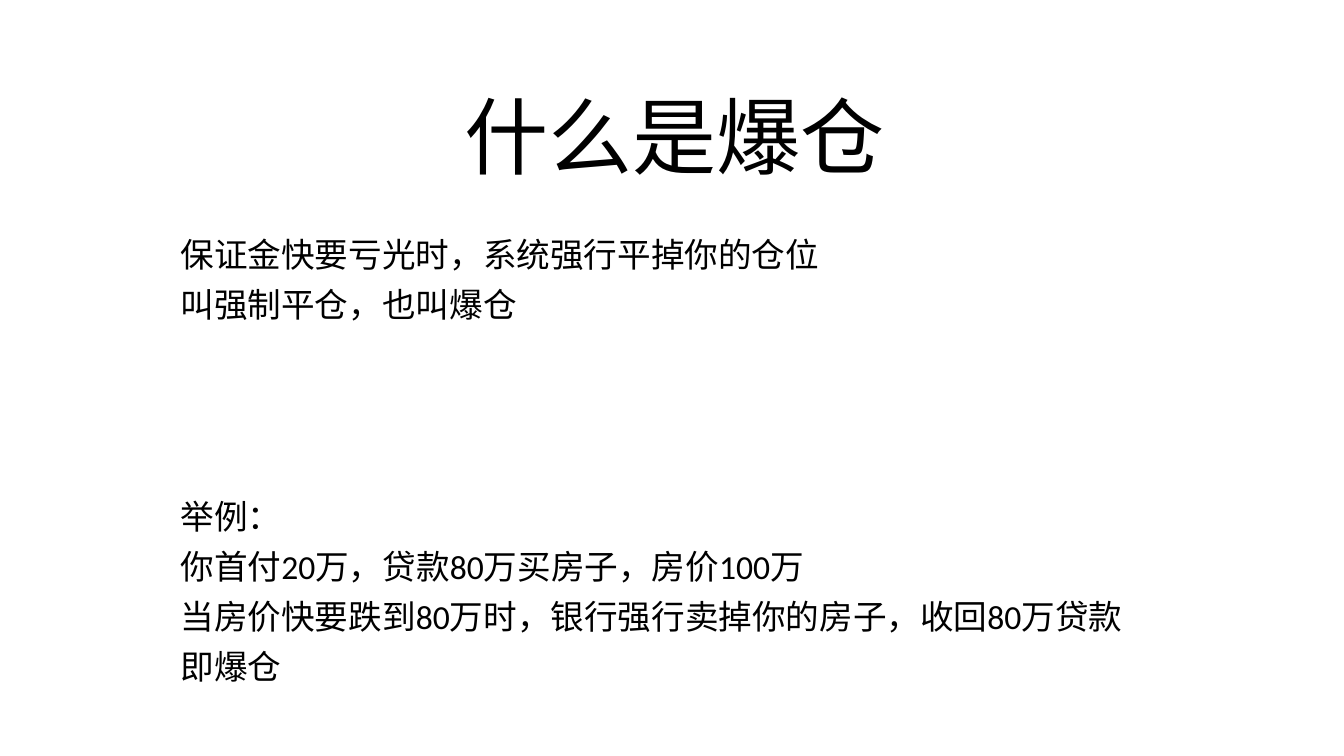
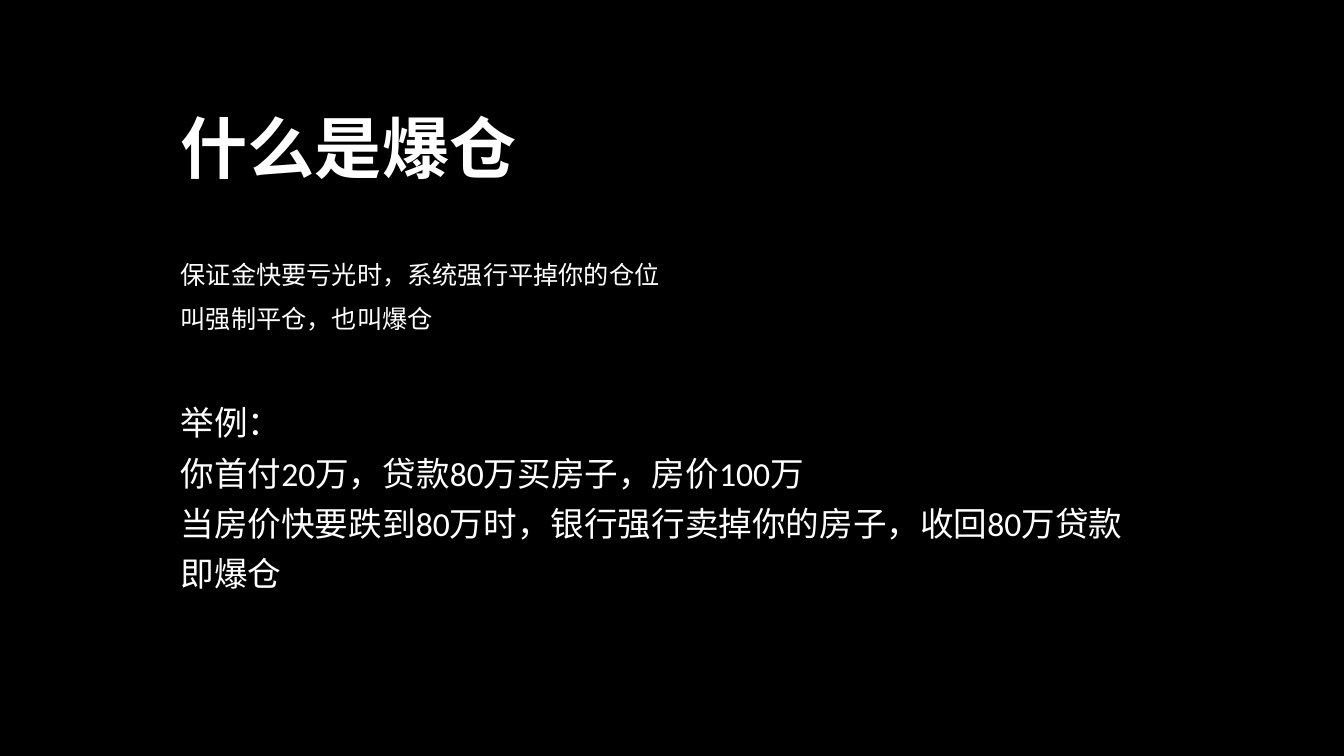
Before and after one commit to BitStar-UX/picture, a slide deck: slide 1 of 行情图/什么是爆仓.pptx. Drawn at 1344x756 pixels with LibreOffice and Linux fonts; fonts in the diff are those of the drawing; background and template pictures are left out. Boxes give left, top, right and bottom in pixels: in the first picture for what was removed or moved away, otherwise in the second. Text is boxed around its words. In the diff, an @@ line names an element or a change of style, - is before the commit and + after.

```diff
--- a/行情图/什么是爆仓.pptx
+++ b/行情图/什么是爆仓.pptx
@@ background #FFFFFF to picture (left out) @@
@@ title "什么是爆仓" at (x1=181, y1=116, x2=517, y2=179): size 60 to 48 pt, text colour #000000 to #FFFFFF, bold on; alignment centre to left; line spacing 0.9 to 1 @@
@@ subtitle "保证金快要亏光时，系统强行平掉你的仓位" moved from (x1=181, y1=238, x2=819, y2=321) to (x1=181, y1=262, x2=660, y2=331) @@
@@ subtitle "保证金快要亏光时，系统强行平掉你的仓位" at (x1=181, y1=262, x2=660, y2=331): size 24 to 18 pt, text colour #000000 to #FFFFFF; line spacing 0.9 to 1 @@
@@ text "举例：" moved from (x1=181, y1=500, x2=1123, y2=682) to (x1=181, y1=406, x2=1123, y2=589) @@
@@ text "举例：" at (x1=181, y1=406, x2=1123, y2=589): text colour #000000 to #FFFFFF @@
```
Also in this commit, not shown: 7 other slides changed.
